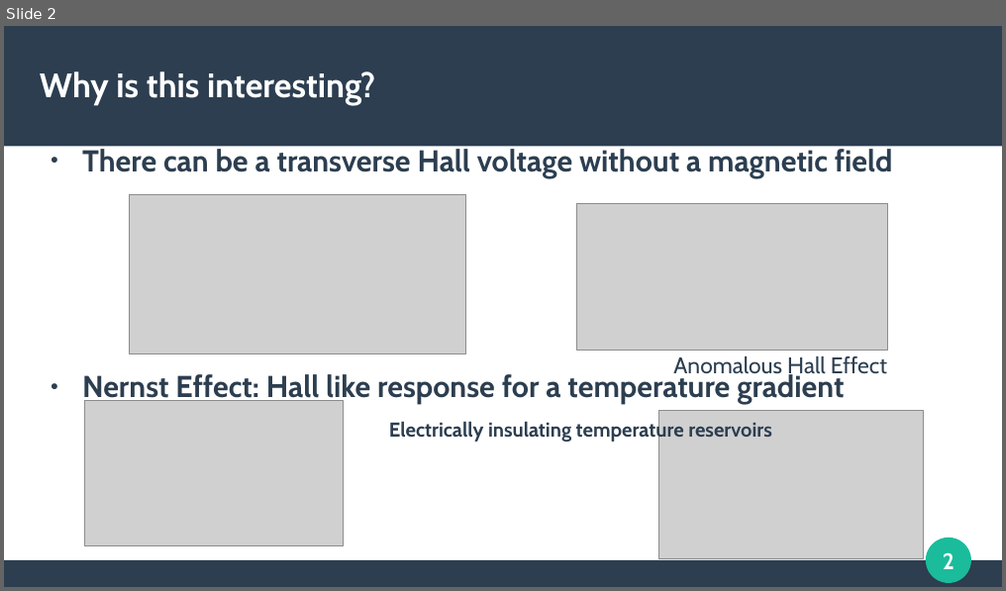
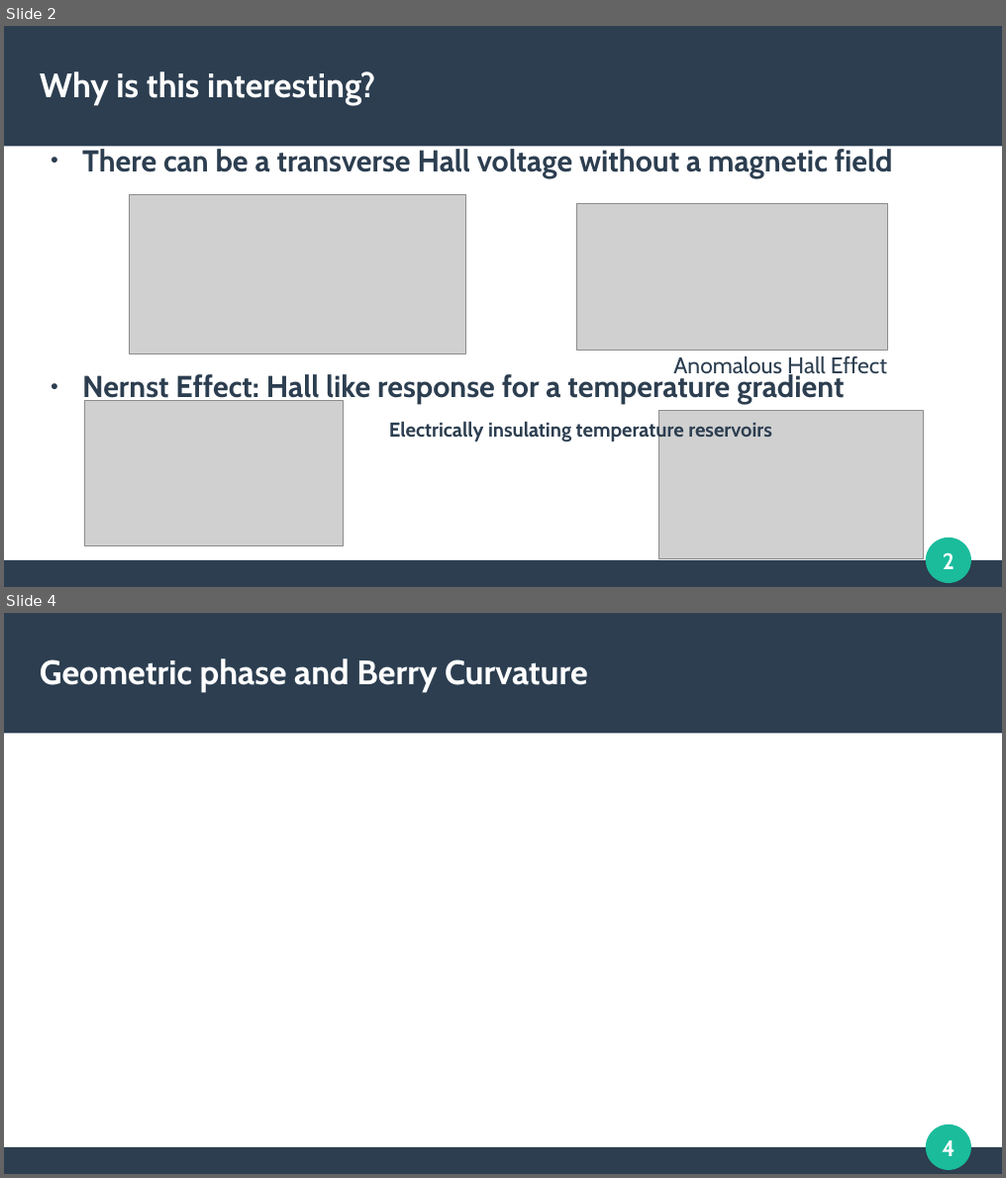
Before and after one commit to apandada1/bachelors-thesis, a slide deck: presentation/berry-transport.odp. Shown one above the other, each under a label of ours: slide 2 before the commit, slides 2 and 4 after it; the slides between them are not shown. The pictures are 1006x591 and 1006x1178 pixels, drawn with LibreOffice and Linux fonts; fonts in the diff are those of the drawing; grey boxes stand for pictures. Boxes give left, top, right and bottom in pixels: in the first picture for what was removed or moved away, otherwise in the second. Text is boxed around its words. In the diff, an @@ line names an element or a change of style, - is before the commit and + after.

```diff
--- a/presentation/berry-transport.odp
+++ b/presentation/berry-transport.odp
@@ slide 4 added at box(4, 613, 1002, 1174), background #FFFFFF; not listed: 4 template elements that a slide beside it also shows @@
@@ title added at box(40, 659, 588, 692), 27 pt, text #FFFFFF, bold @@
+Geometric phase and Berry Curvature
```
Also in this commit, not shown: 9 other slides added, 1 other file.
